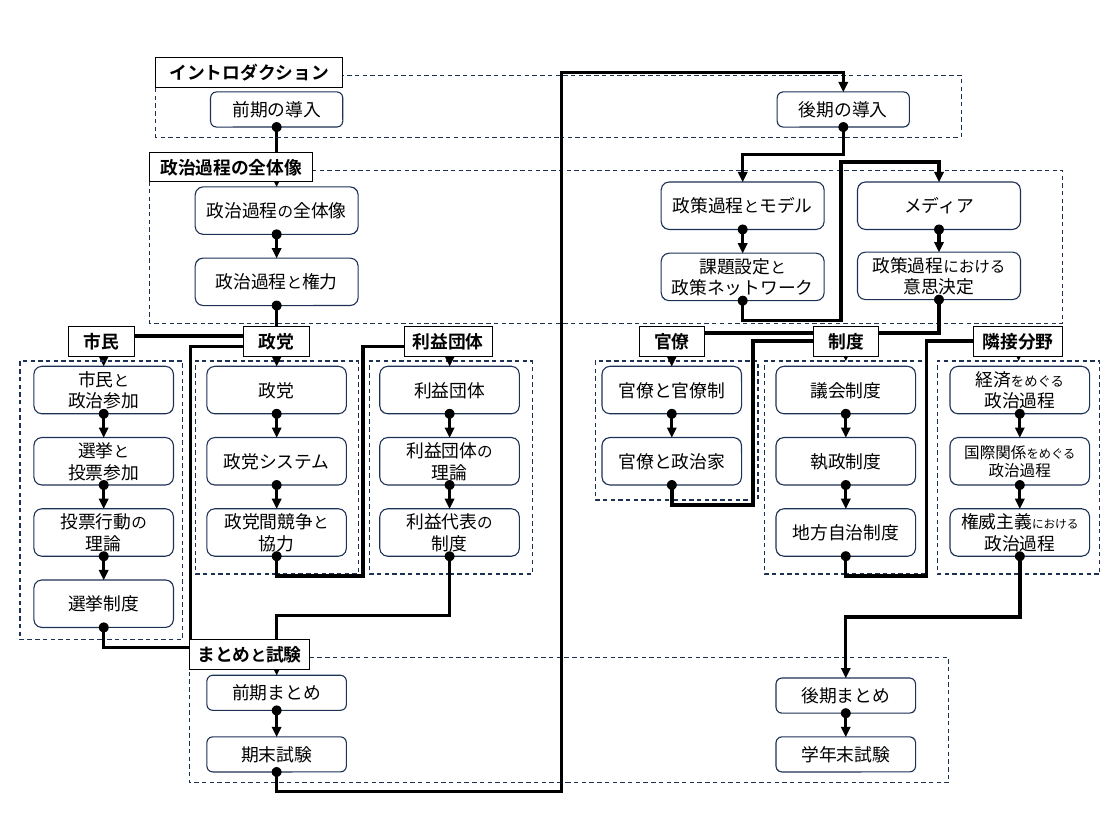
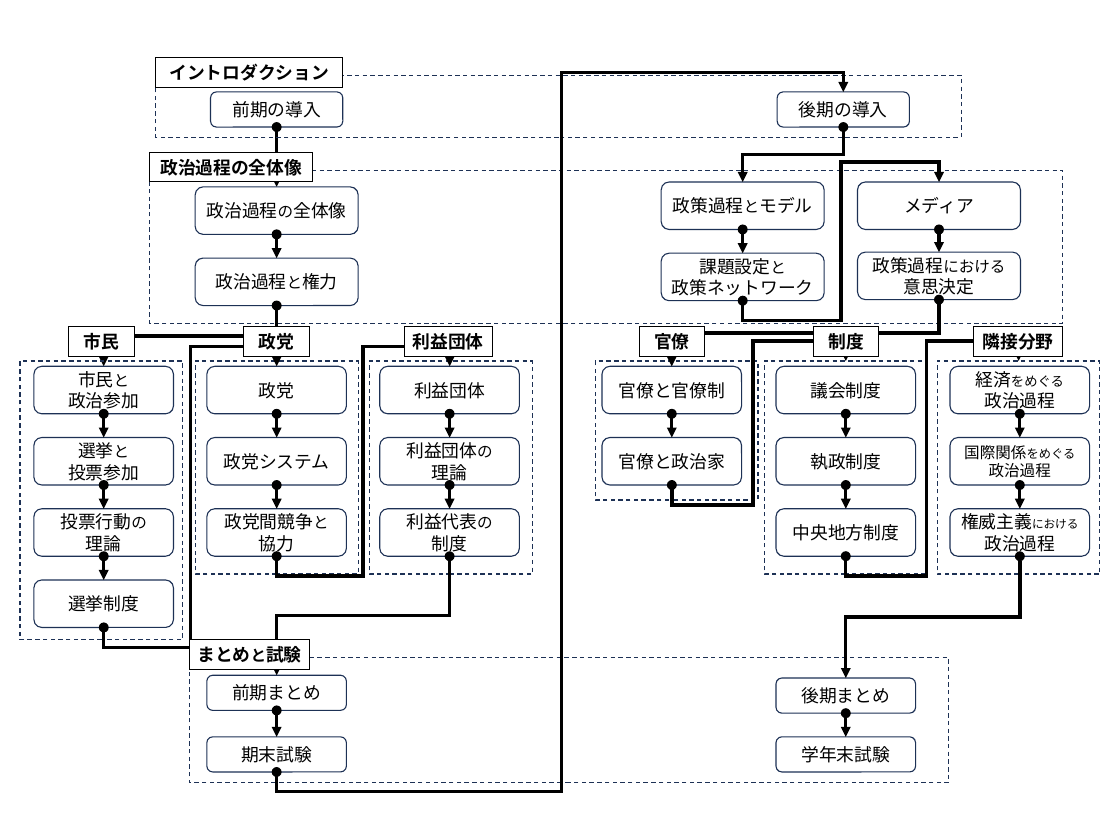
Before and after one commit to junpei-suzuki/PP-2026-Komazawa, a slide deck: slide 1 of figs/DIYfigures_pp.pptx. Drawn at 1120x840 pixels with LibreOffice and Linux fonts; fonts in the diff are those of the drawing. Boxes give left, top, right and bottom in pixels: in the first picture for what was removed or moved away, otherwise in the second. Text is boxed around its words. In the diff, an @@ line names an element or a change of style, - is before the commit and + after.

```diff
--- a/figs/DIYfigures_pp.pptx
+++ b/figs/DIYfigures_pp.pptx
@@ text in rounded rectangle at <box>793,524,899,541</box>: text changed @@
-地方自治制度
+中央地方制度
```
Also in this commit, not shown: 1 slide added, 14 other files.
